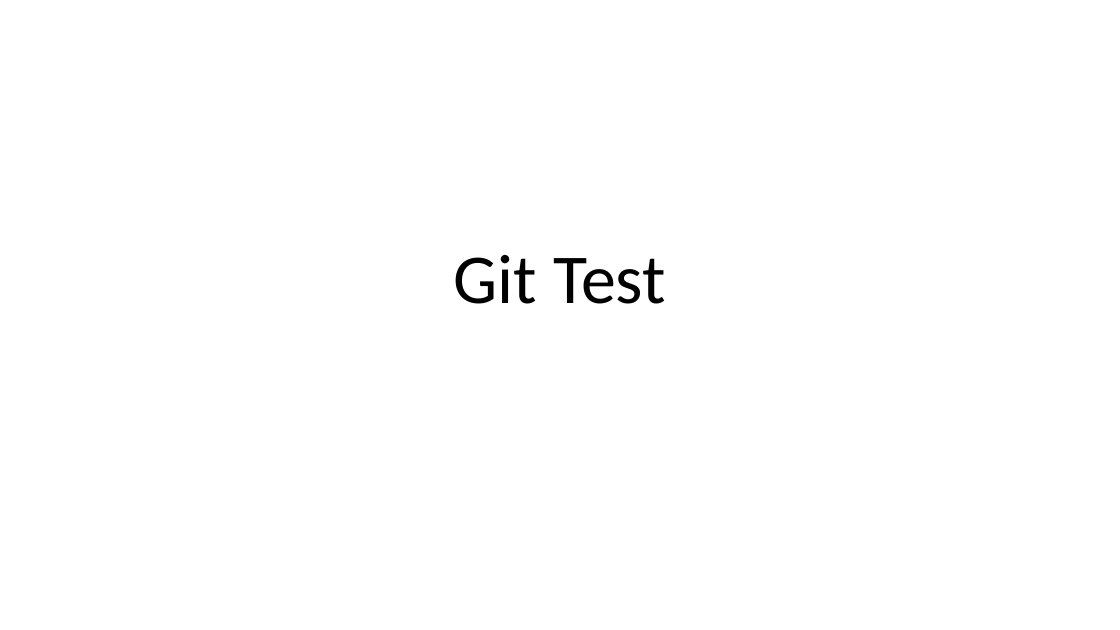
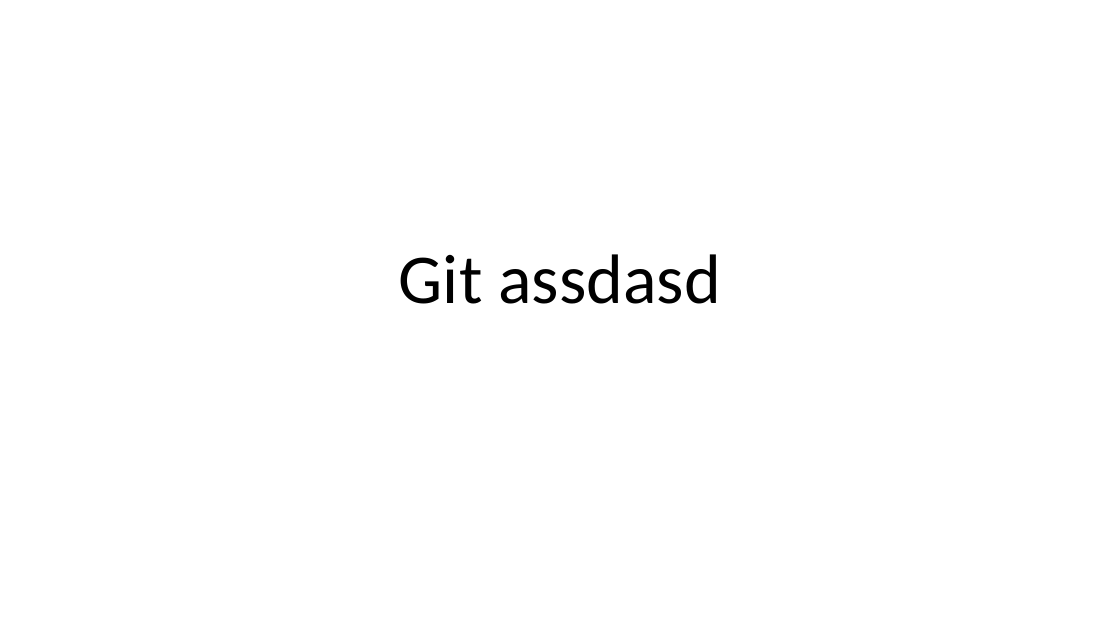
Before and after one commit to MonaMW/GitTest, a slide deck: slide 1 of Git Test.pptx. Drawn at 1120x630 pixels with LibreOffice and Linux fonts; fonts in the diff are those of the drawing. Boxes give left, top, right and bottom in pixels: in the first picture for what was removed or moved away, otherwise in the second. Text is boxed around its words. In the diff, an @@ line names an element or a change of style, - is before the commit and + after.

Commit message:
#1 changes on ppt

```diff
--- a/Git Test.pptx
+++ b/Git Test.pptx
@@ title at [399, 254, 721, 304]: text changed @@
-Git Test
+Git assdasd
```
